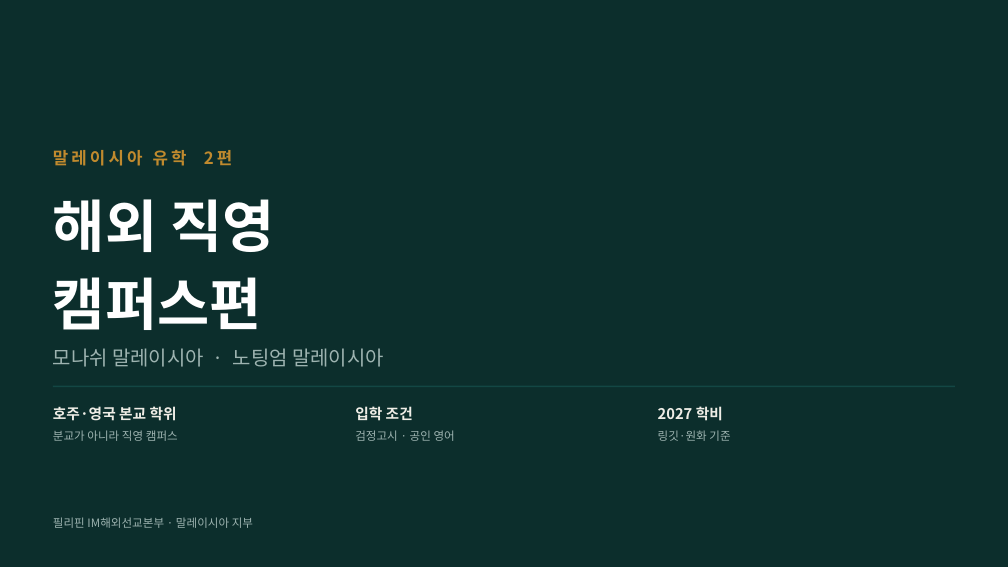
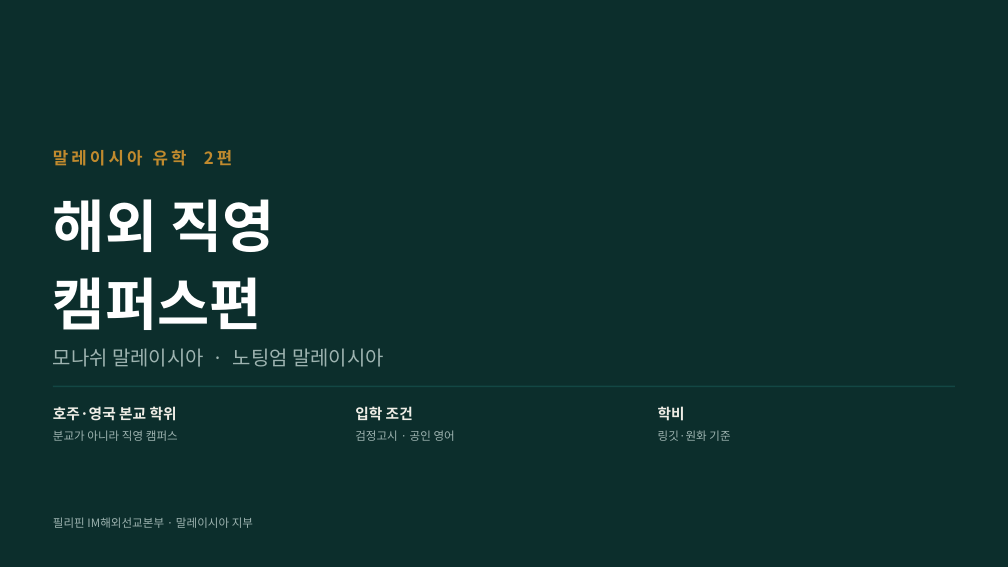
Before and after one commit to ChampionJohan/Johan, a slide deck: slide 1 of design/malaysia-study-live/말레이시아유학_2편_해외직영캠퍼스.pptx. Drawn at 1008x567 pixels with LibreOffice and Linux fonts; fonts in the diff are those of the drawing. Boxes give left, top, right and bottom in pixels: in the first picture for what was removed or moved away, otherwise in the second. Text is boxed around its words. In the diff, an @@ line names an element or a change of style, - is before the commit and + after.

```diff
--- a/design/malaysia-study-live/말레이시아유학_2편_해외직영캠퍼스.pptx
+++ b/design/malaysia-study-live/말레이시아유학_2편_해외직영캠퍼스.pptx
@@ text at (x1=658, y1=406, x2=685, y2=421): text changed @@
-2027 학비
+학비
```
Also in this commit, not shown: 11 other slides changed, 1 slide removed, 3 other files.
